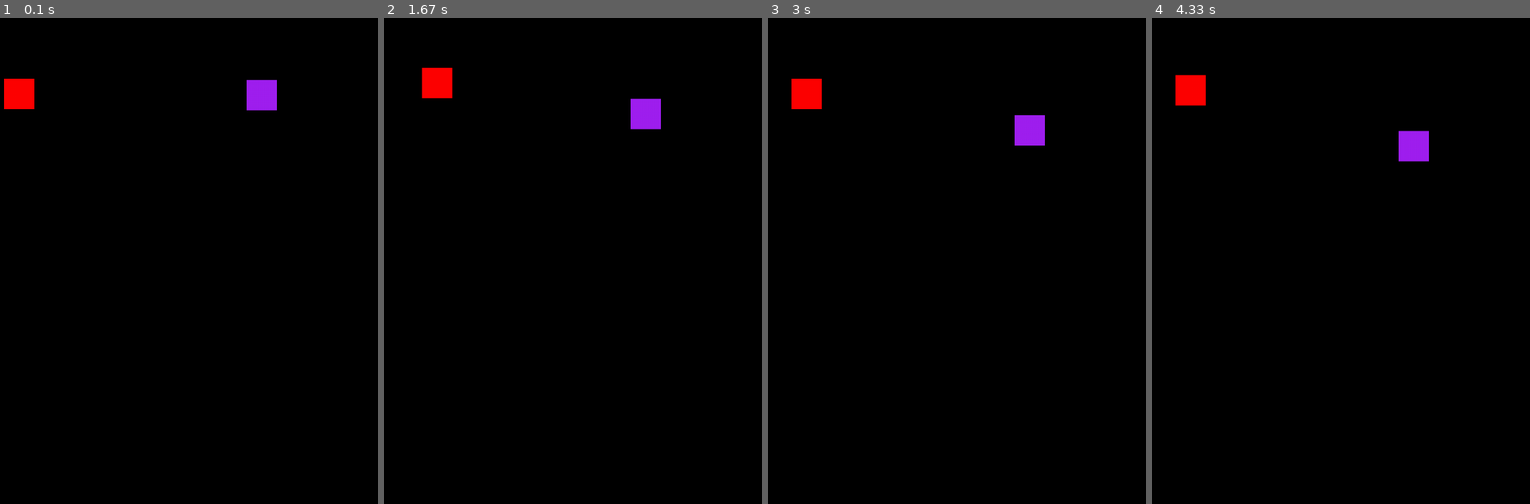
Above: before the commit, frames 1-4 (left to right).
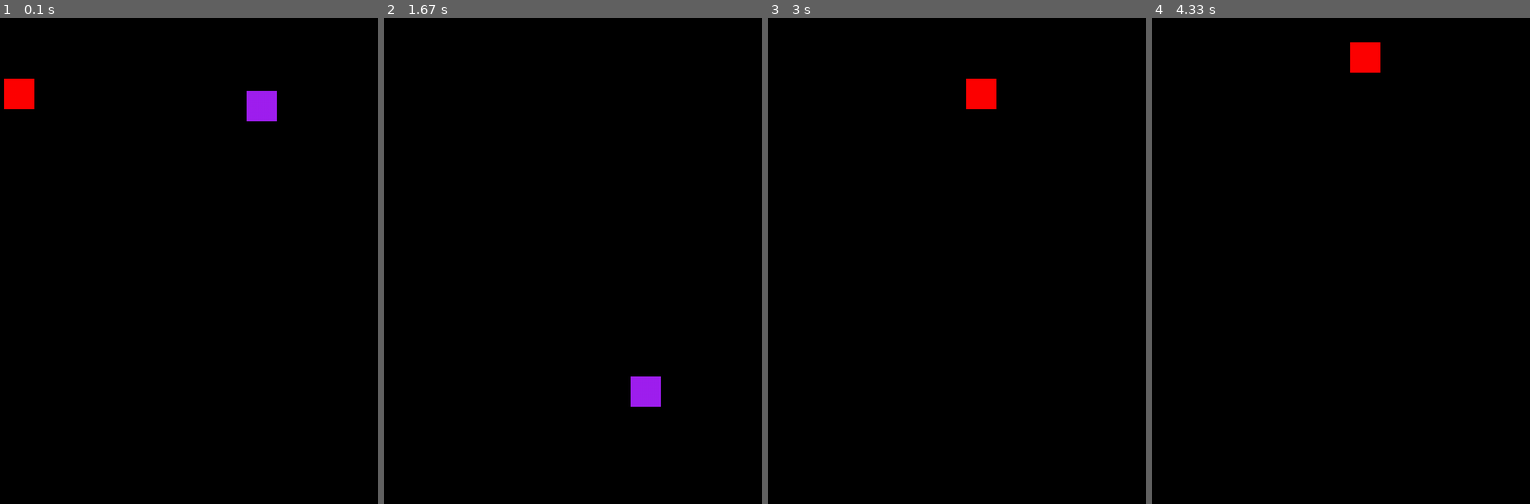
Above: after the commit, the same moments.

Repository: jocsanmj/Pygame
Game: pygame game, started from Game/pygame1.py
The game is run twice, just before and just after one commit, with the same random seed, the same clock (stepped at 60 frames per second) and the same inputs.
Inputs:
- Up to frame 1 (0.1 s): no input
- Up to frame 2 (1.67 s): hold D 0.33-0.8 s; hold W 0.83-1.13 s; hold D 1.17-1.63 s
- Up to frame 3 (3 s): hold S 2.23-2.53 s; hold A 2.57-2.97 s
- Up to frame 4 (4.33 s): hold W 3-3.37 s; hold S from 4.07 s (still down)

The runs differ from the first frame. In frame 1, 0.4% of the frame differs, in the area x 65-74%, y 12-22%; in frame 2, 1.5%, in the area x 9-74%, y 10-80%; in frame 3, 1.5%; in frame 4, 1.5%.

Commit message:
ci added FPS control, time update

Diff:
--- a/Game/enemigo.py
+++ b/Game/enemigo.py
@@ -8,7 +8,7 @@
         self.y = y  # Posición en el eje Y.
         self.ancho = 50  # Ancho del enemigo.
         self.alto = 50  # Alto del enemigo.
-        self.velocidad = 0.33  # Velocidad del enemigo.
+        self.velocidad = 5  # Velocidad del enemigo.
         self.color = "purple"  # Color del enemigo.
 
         # Crea un rectángulo para representar el enemigo en pantalla.
--- a/Game/personaje.py
+++ b/Game/personaje.py
@@ -8,7 +8,7 @@
         self.y = y  # Posición en el eje Y.
         self.ancho = 50  # Ancho del cubo.
         self.alto = 50  # Alto del cubo.
-        self.velocidad = 1  # Velocidad del cubo.
+        self.velocidad = 10  # Velocidad del cubo.
         self.color = "red"  # Color del cubo.
 
         # Crea un rectángulo para representar el cubo en pantalla.
--- a/Game/pygame1.py
+++ b/Game/pygame1.py
@@ -6,9 +6,13 @@
 ANCHO = 1000  # Ancho de la ventana.
 ALTO = 800  # Alto de la ventana.
 VENTANA = pygame.display.set_mode([ANCHO, ALTO])  # Crea la ventana del juego con las dimensiones especificadas.
+FPS = 60  # Define la tasa de cuadros por segundo.
 
 # Inicializa variables del juego.
 jugando = True  # Bandera para controlar el bucle del juego.
+reloj = pygame.time.Clock()  # Crea un objeto reloj para controlar el tiempo.
+tiempo_pasado = 0  # Variable para rastrear el tiempo pasado.
+tiempo_entre_enemigos = 500  # Intervalo entre la aparición de nuevos enemigos en milisegundos.
 cubo = Cubo(100, 100)  # Crea una instancia de la clase Cubo en la posición (100, 100).
 enemigos = []  # Lista para almacenar enemigos.
 
@@ -32,6 +36,8 @@
 
 # Bucle principal del juego.
 while jugando:
+    tiempo_pasado += reloj.tick(FPS)  # Controla la velocidad de fotogramas y actualiza el tiempo pasado.
+
     eventos = pygame.event.get()  # Obtiene todos los eventos que han ocurrido.
 
     # Obtiene el estado de las teclas presionadas.
